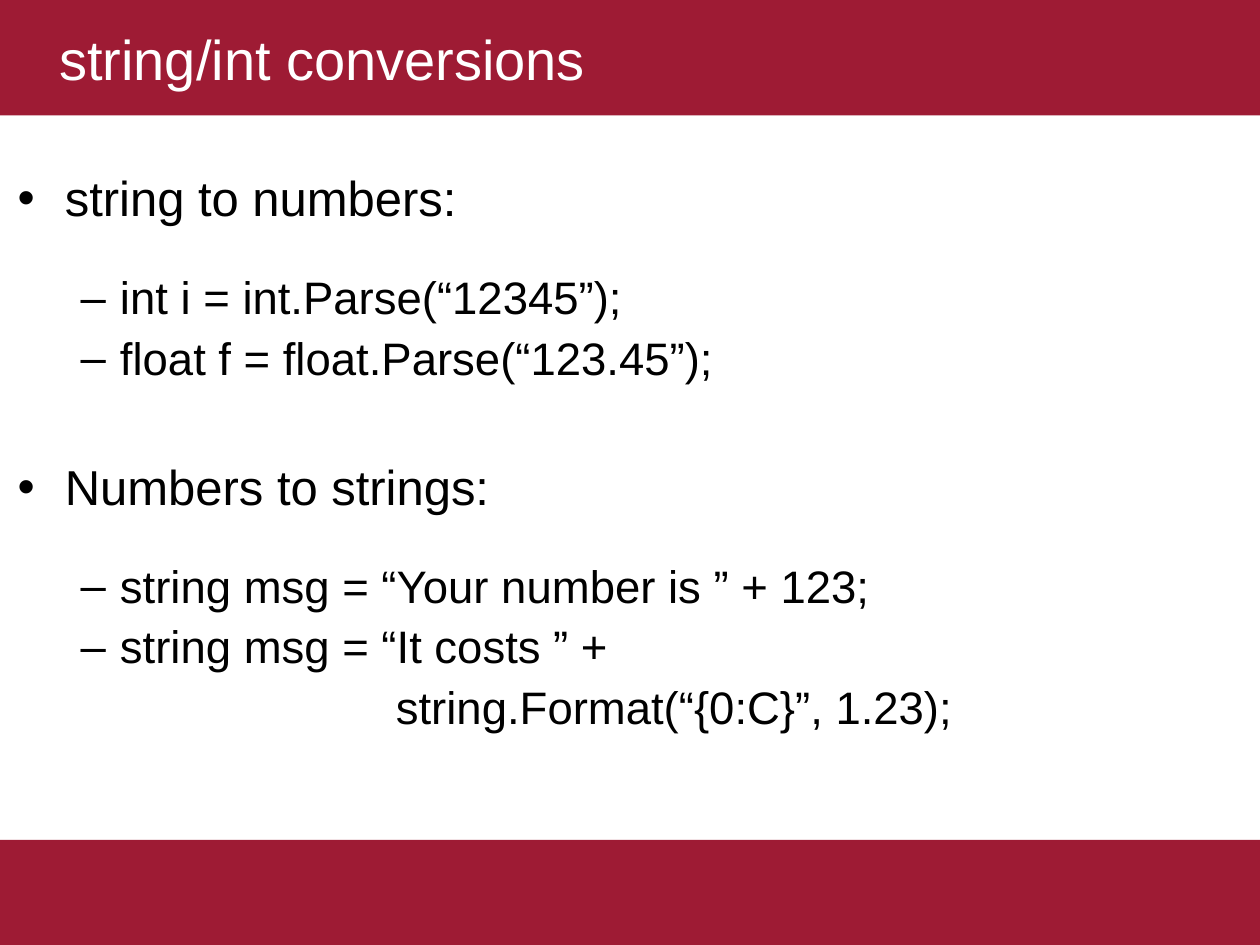
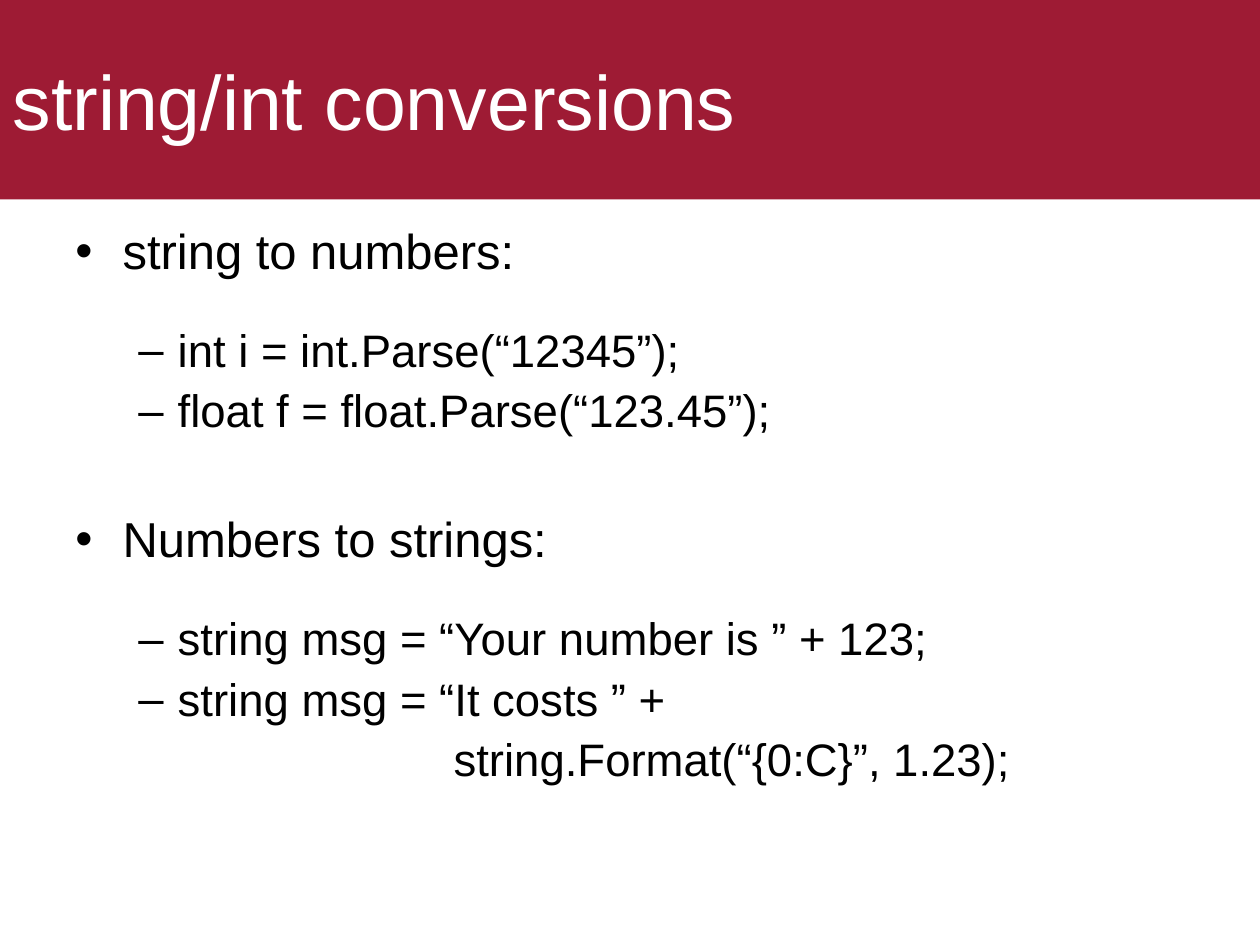
Before and after one commit to ekof-dss/teaching-samples-2021-22, a slide deck: slide 22 of presentations/01-c-sharp-procedural.ppt (slide 18 before the commit). Drawn at 1260x945 pixels with LibreOffice and Linux fonts; fonts in the diff are those of the drawing. Boxes give left, top, right and bottom in pixels: in the first picture for what was removed or moved away, otherwise in the second. Text is boxed around its words. In the diff, an @@ line names an element or a change of style, - is before the commit and + after.

```diff
--- a/presentations/01-c-sharp-procedural.ppt
+++ b/presentations/01-c-sharp-procedural.ppt
@@ title "string/int conversions" resized from (x1=0, y1=0, x2=1260, y2=116) to (x1=0, y1=0, x2=1260, y2=199) @@
@@ title "string/int conversions" at (x1=0, y1=0, x2=1260, y2=199): size 32 to 44 pt; indent changed @@
@@ text "string to numbers:" moved from (x1=65, y1=180, x2=952, y2=733) to (x1=123, y1=233, x2=1009, y2=786) @@
@@ rectangle removed at (x1=0, y1=840, x2=1260, y2=945) @@
```
Also in this commit, not shown: 13 other slides changed, 5 slides added, 3 slides removed, 2 other files.
